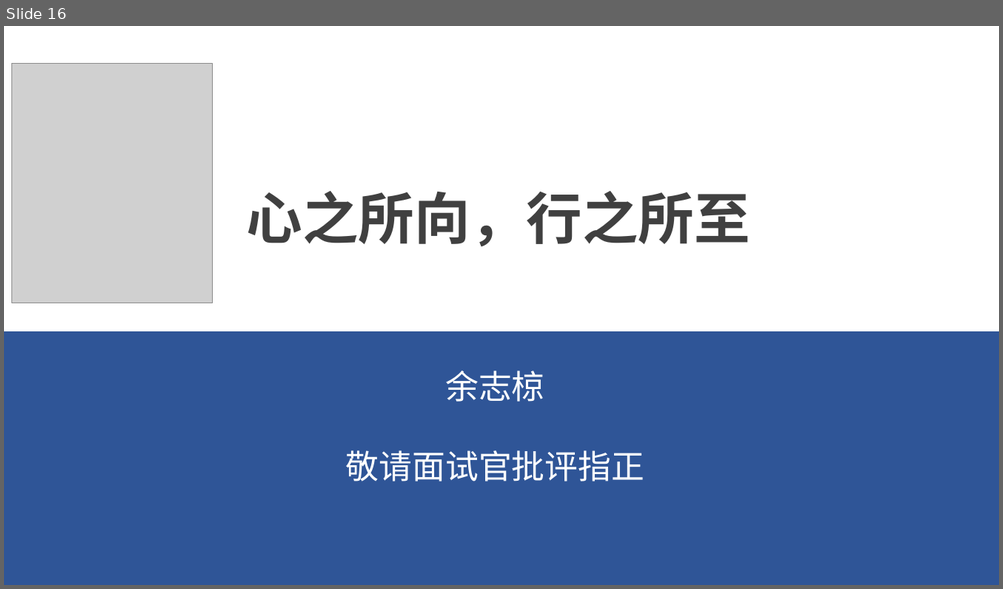
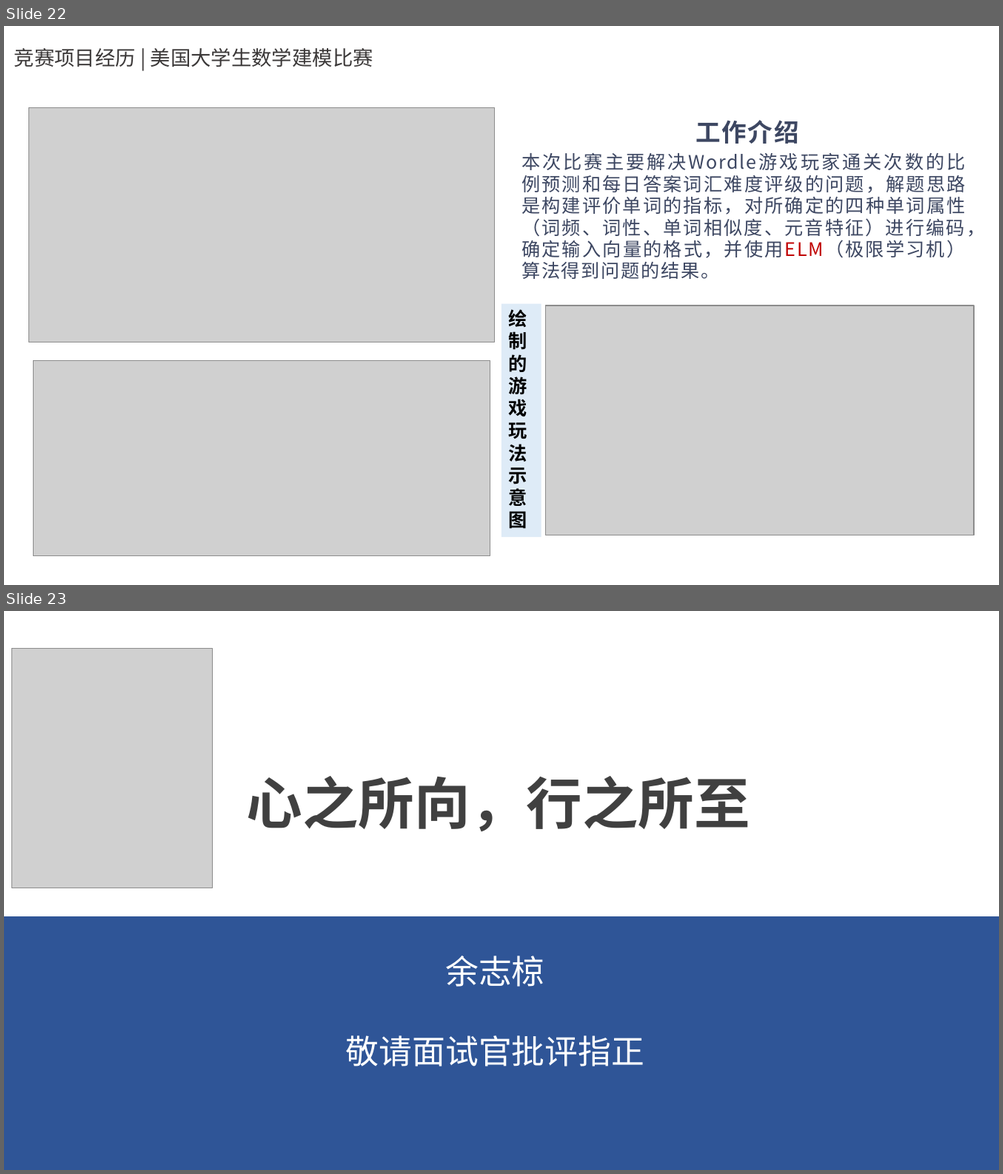
Before and after one commit to yzlbig/Picture-bed, a slide deck: 余志椋介绍 .pptx. Shown one above the other, each under a label of ours: slide 16 before the commit, slides 22 and 23 after it. The pictures are 1003x589 and 1003x1174 pixels, drawn with LibreOffice and Linux fonts; fonts in the diff are those of the drawing; grey boxes stand for pictures. Boxes give left, top, right and bottom in pixels: in the first picture for what was removed or moved away, otherwise in the second. Text is boxed around its words. In the diff, an @@ line names an element or a change of style, - is before the commit and + after.

```diff
--- a/余志椋介绍 .pptx
+++ b/余志椋介绍 .pptx
@@ slide 22 added at box(4, 26, 999, 585), background #FFFFFF @@
@@ text added at box(14, 48, 373, 67), 19.5 pt, text #3B3838 @@
+竞赛项目经历 | 美国大学生数学建模比赛
@@ picture added at box(28, 108, 494, 343) @@
@@ text added at box(695, 120, 798, 144), 24 pt, text #3D4762, bold @@
+工作介绍
@@ text added at box(521, 153, 984, 279), 18 pt, text #3D4762 @@
+本次比赛主要解决Wordle游戏玩家通关次数的比例预测和每日答案词汇难度评级的问题，解题思路是构建评价单词的指标，对所确定的四种单词属性（词频、词性、单词相似度、元音特征）进行编码，确定输入向量的格式，并使用ELM（极限学习机）算法得到问题的结果。
@@ rectangle added at box(502, 304, 541, 538), fill #DEEBF7, 18 pt, text #000000, bold @@
+绘制的游戏玩法示意图
@@ picture added at box(546, 306, 974, 536) @@
@@ picture added at box(33, 361, 489, 557) @@
@@ what was slide 16 is now slide 23 @@
```
Also in this commit, not shown: 14 slides changed, 6 other slides added.
